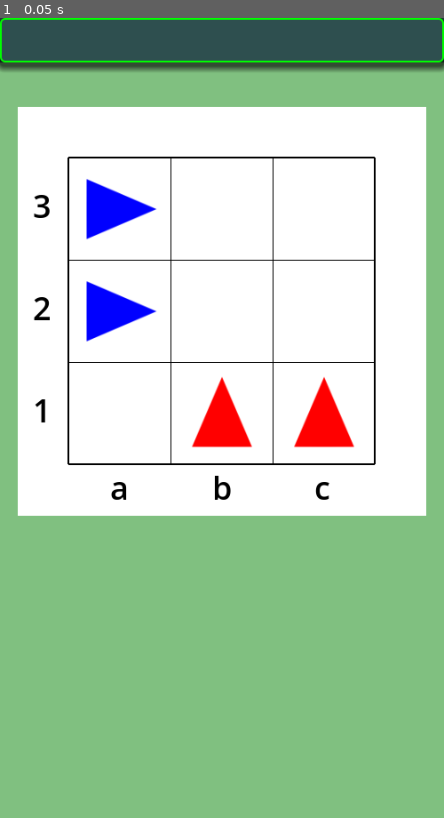
Above: before the commit, frame 1.
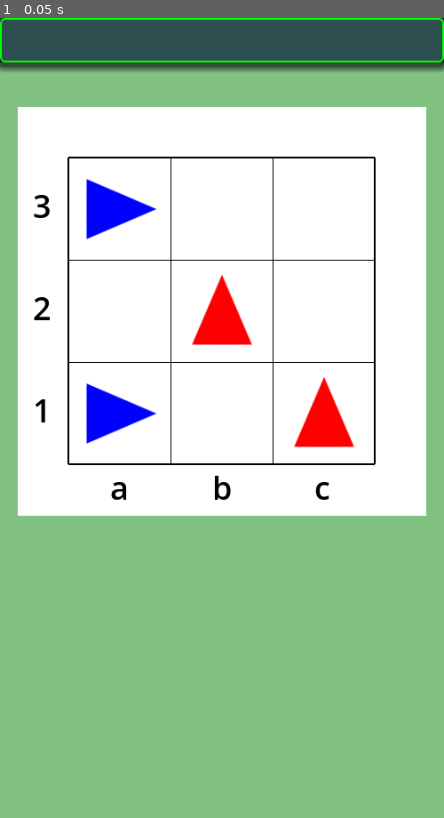
Above: after the commit, the same moment.

Repository: vivisuke/DodgemGame
Game: Godot game, scene res://main.tscn
The game is run twice, just before and just after one commit, with the same random seed, the same clock (stepped at 60 frames per second) and the same inputs.
Inputs:
- Up to frame 1 (0.05 s): no input

The runs differ from the first frame. In frame 1, 2.5% of the frame differs, in the area x 19-57%, y 32-54%.

Commit message:
0012 ◎ C 01/12 01/12 0.001│ToDo│BoardRect.車移動関数(駒ID, dir)

Diff:
--- a/dodgemgame/scripts/board_rect.gd
+++ b/dodgemgame/scripts/board_rect.gd
@@ -11,6 +11,9 @@
 const Y0 = CELL_WIDTH / 2
 const BD_WD = CELL_WIDTH * N_CELLS
 const BD_HT = CELL_WIDTH * N_CELLS
+
+var red_cars = []
+var blue_cars = []
 
 func xyToPos(x, y):
 	var px = X0 + (x+0.5) * CELL_WIDTH
@@ -36,6 +39,10 @@
 	$RedCar2.position = xyToPos(2, 0)
 	$BlueCar1.position = xyToPos(0, 1)
 	$BlueCar2.position = xyToPos(0, 2)
+	red_cars.push_back($RedCar1)
+	red_cars.push_back($RedCar2)
+	blue_cars.push_back($BlueCar1)
+	blue_cars.push_back($BlueCar2)
 	pass
 func _draw():
 	draw_line(Vector2(X0, Y0), Vector2(X0+BD_WD, Y0), Color.BLACK, 2.0)
@@ -48,5 +55,23 @@
 		draw_line(Vector2(X0, px), Vector2(X0+BD_WD, px), Color.BLACK, 1.0)
 		px += CELL_WIDTH
 	pass
+func do_move(mv : Vector2):
+	var id = mv.x
+	var dir = mv.y
+	if id > 0:		# 赤
+		var car = red_cars[id-1]
+		var pos : Vector2 = car.position
+		if dir == Board.FORWARD: pos.y -= CELL_WIDTH
+		elif dir == Board.LEFT: pos.x -= CELL_WIDTH
+		else: pos.x += CELL_WIDTH
+		car.position = pos
+	else:
+		var car = blue_cars[-id-1]
+		var pos : Vector2 = car.position
+		if dir == Board.FORWARD: pos.x -= CELL_WIDTH
+		elif dir == Board.LEFT: pos.y -= CELL_WIDTH
+		else: pos.y += CELL_WIDTH
+		car.position = pos
+
 func _process(delta):
 	pass
--- a/dodgemgame/scripts/main.gd
+++ b/dodgemgame/scripts/main.gd
@@ -10,10 +10,14 @@
 	print("moves: ", bd.m_moves)
 	var mv = bd.m_moves[randi()%bd.m_moves.size()]
 	print("move: ", mv)
+	$BoardRect.do_move(mv)
 	bd.do_move(mv)
 	bd.print()
 	bd.gen_moves_blue()
 	print("moves: ", bd.m_moves)
+	mv = bd.m_moves[randi()%bd.m_moves.size()]
+	print("move: ", mv)
+	$BoardRect.do_move(mv)
 	pass # Replace with function body.
 
 
Not shown, changed: DodgemGame.spr
